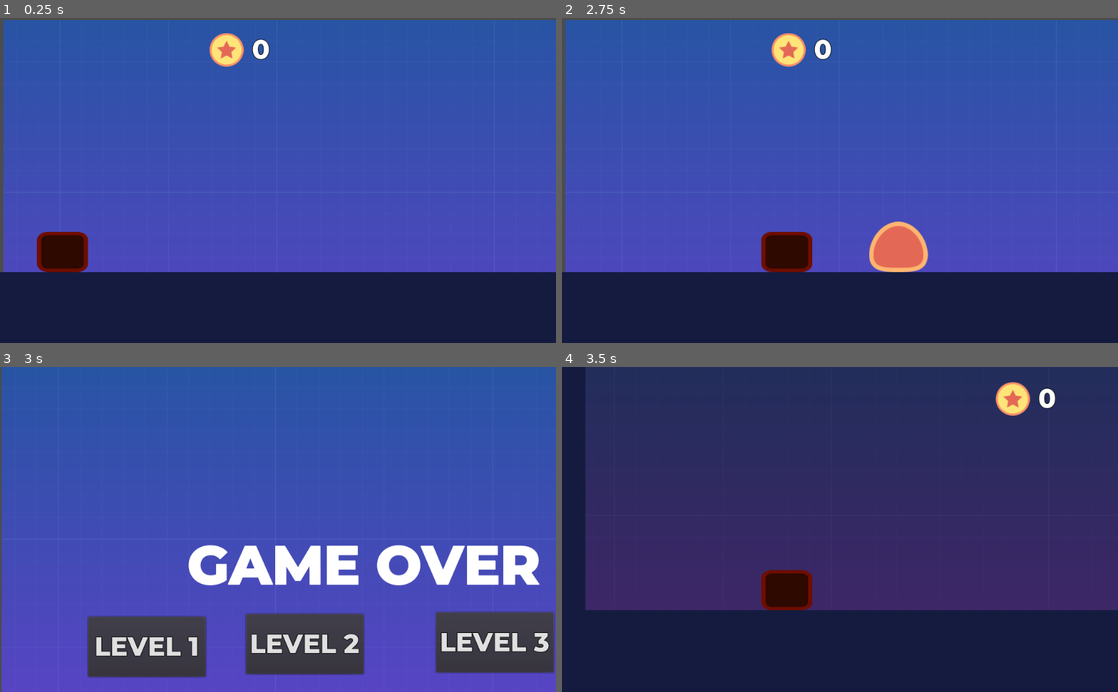
Above: before the commit, frames 1-4 (two rows, left to right).
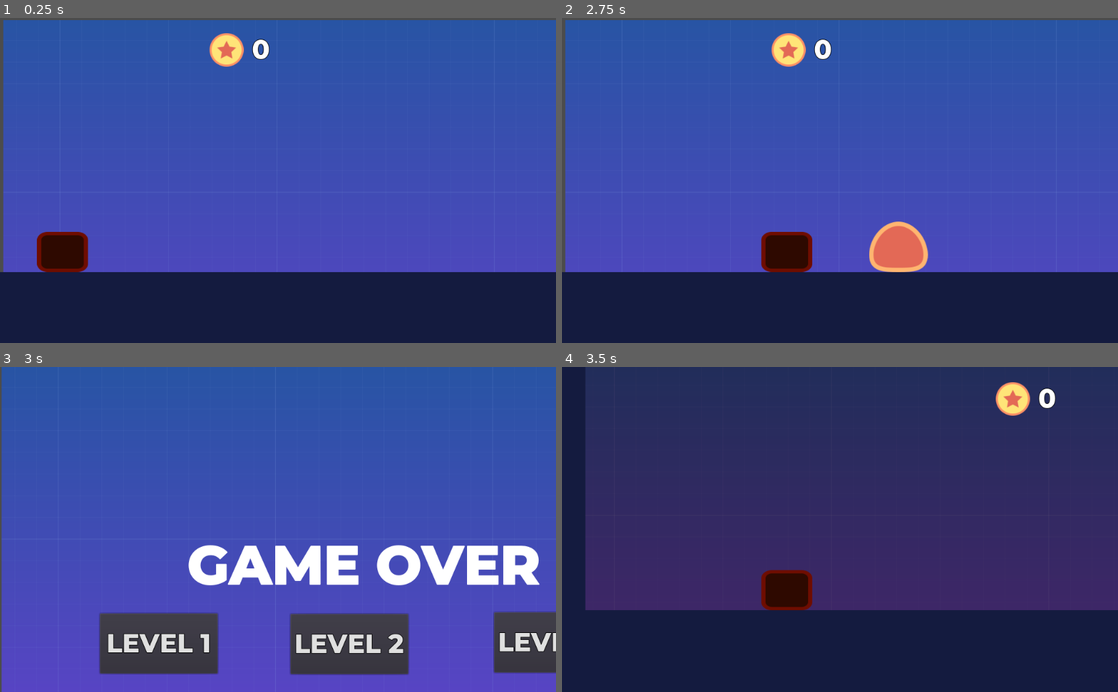
Above: after the commit, the same moments.

Repository: amzker/PlatformerAI
Game: Godot game, scene res://src/levels/TemplateLV.tscn
Two runs of this game, one before a commit and one after it. Both use one fixed random seed, a clock stepped at 60 frames per second and the inputs below. This scene is started directly instead of the project's main scene. Sound files missing from this copy of the repository are replaced by a short silence.
Inputs:
- Up to frame 1 (0.25 s): no input
- Up to frame 2 (2.75 s): tap Enter at 0.5 s; hold D (move_right) 0.53-2.03 s; tap 1 (1) at 0.6, 2.3 s; tap Space (jump) at 0.77, 1.52 s; tap 2 (2) at 0.8, 1.35 s; tap 3 (3) at 1.55, 2.1 s; hold Left (move_left) from 2.03 s (still down)
- Up to frame 3 (3 s): release Left (move_left) at 2.78 s; hold D (move_right) from 2.78 s (still down); tap 1 (1) at 2.85 s
- Up to frame 4 (3.5 s): keep holding D (move_right); tap Space (jump) at 3.02 s; tap 2 (2) at 3.05 s

Frames 1-2 are identical in both runs. In frame 3, 8.3% of the frame differs, in the area x 15-100%, y 75-96%; in frame 4, nothing differs.

Commit message:
added background music

Diff:
--- /dev/null
+++ b/assets/music/background music.tscn
@@ -0,0 +1,7 @@
+[gd_scene load_steps=2 format=2]
+
+[ext_resource path="res://assets/music/bgmusic.mp3" type="AudioStream" id=1]
+
+[node name="background_music" type="AudioStreamPlayer"]
+stream = ExtResource( 1 )
+autoplay = true
--- a/default_bus_layout.tres
+++ b/default_bus_layout.tres
@@ -1,4 +1,4 @@
 [gd_resource type="AudioBusLayout" format=2]
 
 [resource]
-bus/0/volume_db = 3.83799
+bus/0/volume_db = 6.02
--- a/project.godot
+++ b/project.godot
@@ -23,6 +23,10 @@
 config/name="Time-pass"
 run/main_scene="res://src/levels/testlv.tscn"
 config/icon="res://icon.png"
+
+[autoload]
+
+Background_Music="*res://assets/music/background music.tscn"
 
 [input]
 
--- a/src/levels/TemplateLV.gd
+++ b/src/levels/TemplateLV.gd
@@ -1,8 +1,5 @@
 extends Node2D
 
-
-func _ready():
-	$start.play()
 
 
 func _on_death_area_body_entered(body):
--- a/src/levels/TemplateLV.tscn
+++ b/src/levels/TemplateLV.tscn
@@ -7,7 +7,6 @@
 [ext_resource path="res://src/objects/coin.tscn" type="PackedScene" id=5]
 [ext_resource path="res://src/actors/enemy.tscn" type="PackedScene" id=6]
 [ext_resource path="res://src/levels/maintileset.tres" type="TileSet" id=7]
-[ext_resource path="res://assets/music/drums.wav" type="AudioStream" id=8]
 [ext_resource path="res://src/levels/TemplateLV.gd" type="Script" id=9]
 
 [node name="TemplateLV" type="Node2D"]
@@ -48,9 +47,4 @@
 [node name="portal" parent="." instance=ExtResource( 3 )]
 position = Vector2( 1807.59, 480.44 )
 
-[node name="start" type="AudioStreamPlayer2D" parent="."]
-stream = ExtResource( 8 )
-autoplay = true
-attenuation = 1.36604
-
 [connection signal="coin_collected" from="coin" to="CanvasLayer/counter" method="_on_coin_coin_collected"]
--- a/src/levels/game_over.gd
+++ b/src/levels/game_over.gd
@@ -1,18 +1,20 @@
 extends Node2D
 
 func _ready():
+	Background_Music.stop()
 	$loss.play()
 
 func _on_l1_pressed():
 	get_tree().change_scene("res://src/levels/testlv.tscn")
+	Background_Music.play()
 
 func _on_l2_pressed():
 	get_tree().change_scene("res://src/levels/level2.tscn")
-
+	Background_Music.play()
 
 func _on_l3_pressed():
 	get_tree().change_scene("res://src/levels/level3.tscn")
-
+	Background_Music.play()
 
 func _physics_process(delta):
 		if Input.is_action_just_pressed("1"):
--- a/src/levels/game_over.tscn
+++ b/src/levels/game_over.tscn
@@ -27,10 +27,10 @@
 anchor_top = 1.0
 anchor_right = 0.5
 anchor_bottom = 1.0
-margin_left = 161.787
-margin_top = 461.009
-margin_right = 378.787
-margin_bottom = 572.009
+margin_left = 184.414
+margin_top = 455.352
+margin_right = 401.414
+margin_bottom = 566.352
 custom_fonts/font = ExtResource( 2 )
 text = "LEVEL 1"
 expand_icon = true
@@ -40,9 +40,9 @@
 anchor_top = 1.0
 anchor_right = 0.5
 anchor_bottom = 1.0
-margin_left = 452.782
+margin_left = 534.806
 margin_top = 455.67
-margin_right = 669.782
+margin_right = 751.806
 margin_bottom = 566.67
 custom_fonts/font = ExtResource( 2 )
 text = "LEVEL 2"
@@ -53,9 +53,9 @@
 anchor_top = 1.0
 anchor_right = 0.5
 anchor_bottom = 1.0
-margin_left = 802.51
+margin_left = 909.99
 margin_top = 453.0
-margin_right = 1019.51
+margin_right = 1126.99
 margin_bottom = 564.0
 custom_fonts/font = ExtResource( 2 )
 text = "LEVEL 3"
--- a/src/levels/level2.gd
+++ b/src/levels/level2.gd
@@ -1,7 +1,4 @@
 extends Node2D
-
-func _ready():
-	$start.play()
 
 
 func _on_death_area_body_entered(body):
--- a/src/levels/level2.tscn
+++ b/src/levels/level2.tscn
@@ -1,11 +1,10 @@
-[gd_scene load_steps=14 format=2]
+[gd_scene load_steps=13 format=2]
 
 [ext_resource path="res://src/actors/player.tscn" type="PackedScene" id=1]
 [ext_resource path="res://src/levels/maintileset.tres" type="TileSet" id=2]
 [ext_resource path="res://src/actors/enemy.tscn" type="PackedScene" id=3]
 [ext_resource path="res://assets/images/background.png" type="Texture" id=4]
 [ext_resource path="res://src/levels/level2.gd" type="Script" id=5]
-[ext_resource path="res://assets/music/drums.wav" type="AudioStream" id=6]
 [ext_resource path="res://src/objects/coin.tscn" type="PackedScene" id=7]
 [ext_resource path="res://src/objects/portal.tscn" type="PackedScene" id=8]
 [ext_resource path="res://src/levels/level3.tscn" type="PackedScene" id=9]
@@ -80,11 +79,6 @@
 
 [node name="player" parent="." instance=ExtResource( 1 )]
 position = Vector2( 143, 721 )
-
-[node name="start" type="AudioStreamPlayer2D" parent="."]
-stream = ExtResource( 6 )
-autoplay = true
-attenuation = 1.36604
 
 [node name="coin" parent="." instance=ExtResource( 7 )]
 position = Vector2( 1161, 723 )
--- a/src/levels/level3.gd
+++ b/src/levels/level3.gd
@@ -1,7 +1,5 @@
 extends Node2D
 
-func _ready():
-	$start.play()
 
 
 func _physics_process(delta):
--- a/src/levels/level3.tscn
+++ b/src/levels/level3.tscn
@@ -8,7 +8,6 @@
 [ext_resource path="res://src/levels/maintileset.tres" type="TileSet" id=6]
 [ext_resource path="res://assets/images/background.png" type="Texture" id=7]
 [ext_resource path="res://src/levels/level3.gd" type="Script" id=8]
-[ext_resource path="res://assets/music/drums.wav" type="AudioStream" id=9]
 [ext_resource path="res://src/objects/counter.tscn" type="PackedScene" id=10]
 
 [node name="level3" type="Node2D"]
@@ -115,9 +114,6 @@
 position = Vector2( 6388.2, 452.75 )
 next_scene = ExtResource( 3 )
 
-[node name="start" type="AudioStreamPlayer2D" parent="."]
-stream = ExtResource( 9 )
-
 [connection signal="coin_collected" from="coin" to="CanvasLayer/counter" method="_on_coin_coin_collected"]
 [connection signal="coin_collected" from="coin2" to="CanvasLayer/counter" method="_on_coin_coin_collected"]
 [connection signal="coin_collected" from="coin3" to="CanvasLayer/counter" method="_on_coin_coin_collected"]
--- a/src/levels/testlv.gd
+++ b/src/levels/testlv.gd
@@ -1,8 +1,7 @@
 extends Node2D
 
-func _ready():
-	$start.play()
+
 
 func _physics_process(delta):
-		if Input.is_action_just_pressed("retry"):
-			get_tree().change_scene("res://src/levels/testlv.tscn")
+	if Input.is_action_just_pressed("retry"):
+		get_tree().change_scene("res://src/levels/testlv.tscn")
--- a/src/levels/testlv.tscn
+++ b/src/levels/testlv.tscn
@@ -1,11 +1,10 @@
-[gd_scene load_steps=13 format=2]
+[gd_scene load_steps=12 format=2]
 
 [ext_resource path="res://src/actors/player.tscn" type="PackedScene" id=1]
 [ext_resource path="res://assets/images/tileset.png" type="Texture" id=2]
 [ext_resource path="res://src/actors/enemy.tscn" type="PackedScene" id=3]
 [ext_resource path="res://assets/images/background.png" type="Texture" id=4]
 [ext_resource path="res://src/levels/testlv.gd" type="Script" id=5]
-[ext_resource path="res://assets/music/drums.wav" type="AudioStream" id=6]
 [ext_resource path="res://src/objects/coin.tscn" type="PackedScene" id=7]
 [ext_resource path="res://src/objects/portal.tscn" type="PackedScene" id=8]
 [ext_resource path="res://src/levels/level2.tscn" type="PackedScene" id=9]
@@ -113,11 +112,6 @@
 [node name="enemy15" parent="." instance=ExtResource( 3 )]
 position = Vector2( 15409, -138 )
 
-[node name="start" type="AudioStreamPlayer2D" parent="."]
-stream = ExtResource( 6 )
-autoplay = true
-attenuation = 1.36604
-
 [node name="coin" parent="." instance=ExtResource( 7 )]
 position = Vector2( 1180, 425 )
 
Not shown, added: assets/music/bgmusic.mp3.import
Not shown, added: assets/music/bgmusic2.mp3.import
Not shown, changed: export_presets.cfg
Not shown: 1 places in src/levels/TemplateLV.tscn that only renumber resources
Not shown: 1 places in src/levels/level3.tscn that only renumber resources
Not shown, added: assets/music/bgmusic.mp3
Not shown, added: assets/music/bgmusic2.mp3
